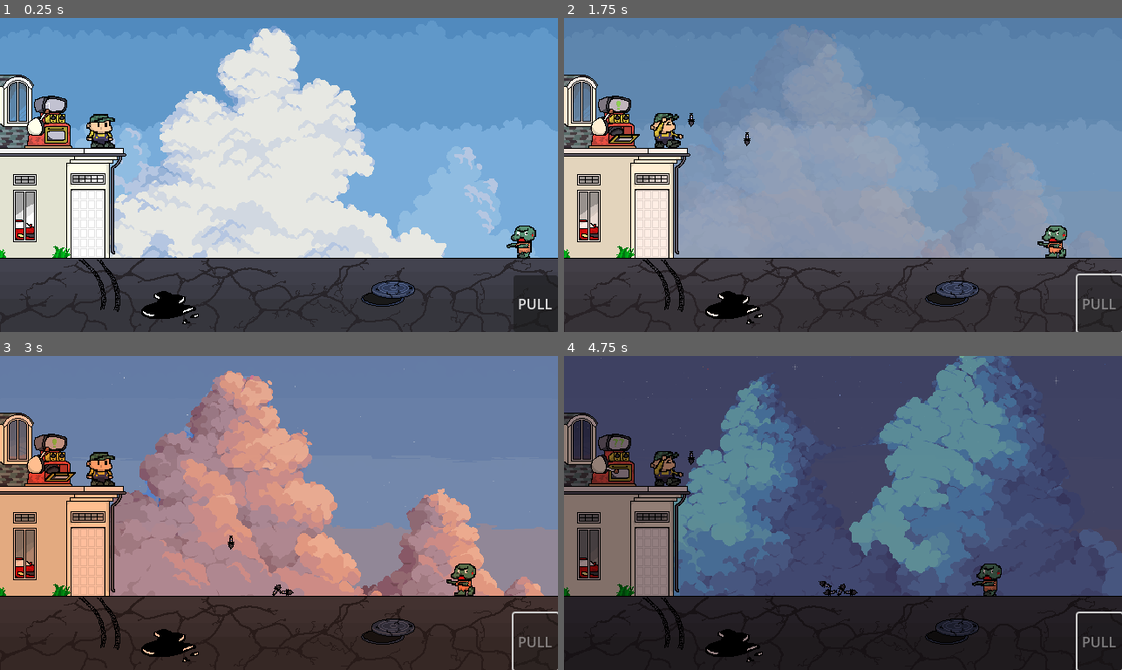
Above: before the commit, frames 1-4 (two rows, left to right).
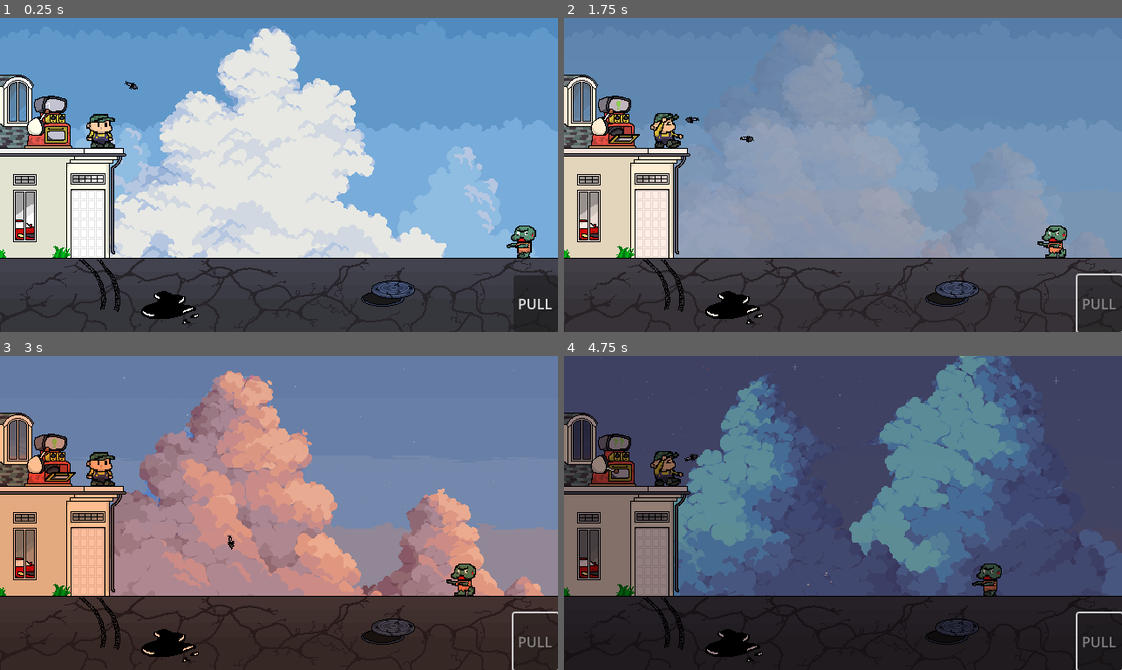
Above: after the commit, the same moments.

Repository: RayhanSP/gamedev-solo
Game: Godot game, scene res://scenes/main.tscn
Same seed, same stepped clock (60 frames per second), same inputs: the game is played once before the commit and once after it.
Inputs:
- Up to frame 1 (0.25 s): no input
- Up to frame 2 (1.75 s): click "PULL" at 0.5 s; tap Enter (ui_accept) at 1.25, 1.52 s; hold Right (ui_right) from 1.28 s (still down)
- Up to frame 3 (3 s): tap Enter (ui_accept) at 2.27 s; release Right (ui_right) at 2.78 s
- Up to frame 4 (4.75 s): hold Right (ui_right) from 3.53 s (still down); tap Enter (ui_accept) at 3.77, 4.52 s

The runs differ from the first frame. In frame 1, less than 0.1% of the frame differs, in the area x 22-25%, y 20-23%; in frame 2, less than 0.1%; in frame 3, less than 0.1%; in frame 4, 0.2%, in the area x 21-53%, y 30-77%.

Commit message:
fix&feat: busi breaks when contact, implement ban

Diff:
--- /dev/null
+++ b/scenes/item_ban.tscn
@@ -0,0 +1,33 @@
+[gd_scene format=3 uid="uid://cxxs7pcsc4ei4"]
+
+[ext_resource type="Texture2D" uid="uid://bkg2rxlycgatn" path="res://assets/sprites/usedTires.png" id="1_1xstn"]
+[ext_resource type="Script" uid="uid://ddsv64t6ubgv" path="res://scripts/item_ban.gd" id="1_t1aq5"]
+
+[sub_resource type="PhysicsMaterial" id="PhysicsMaterial_o130e"]
+friction = 0.4
+bounce = 0.7
+
+[sub_resource type="CircleShape2D" id="CircleShape2D_1xstn"]
+radius = 9.0
+
+[sub_resource type="CircleShape2D" id="CircleShape2D_t1aq5"]
+radius = 9.0
+
+[node name="ItemBan" type="RigidBody2D" unique_id=1733318441]
+collision_layer = 4
+mass = 2.0
+physics_material_override = SubResource("PhysicsMaterial_o130e")
+script = ExtResource("1_t1aq5")
+
+[node name="Sprite2D" type="Sprite2D" parent="." unique_id=538385625]
+texture = ExtResource("1_1xstn")
+
+[node name="CollisionShape2D" type="CollisionShape2D" parent="." unique_id=1471682228]
+shape = SubResource("CircleShape2D_1xstn")
+
+[node name="Hitbox" type="Area2D" parent="." unique_id=1571704798]
+collision_layer = 0
+collision_mask = 2
+
+[node name="CollisionShape2D" type="CollisionShape2D" parent="Hitbox" unique_id=118443959]
+shape = SubResource("CircleShape2D_t1aq5")
--- a/scenes/item_busi.tscn
+++ b/scenes/item_busi.tscn
@@ -5,22 +5,25 @@
 
 [sub_resource type="CapsuleShape2D" id="CapsuleShape2D_a7ygb"]
 radius = 4.0
-height = 16.0
+height = 18.0
 
 [node name="ItemBusi" type="RigidBody2D" unique_id=1146298023]
+collision_layer = 4
+contact_monitor = true
+max_contacts_reported = 1
 script = ExtResource("1_a7ygb")
 
 [node name="Sprite2D" type="Sprite2D" parent="." unique_id=669926535]
 texture = ExtResource("1_6v2g1")
 
 [node name="CollisionShape2D" type="CollisionShape2D" parent="." unique_id=1565800397]
-visible = false
 shape = SubResource("CapsuleShape2D_a7ygb")
 
 [node name="Area2D" type="Area2D" parent="." unique_id=403044974]
+collision_layer = 0
+collision_mask = 2
 
 [node name="CollisionShape2D" type="CollisionShape2D" parent="Area2D" unique_id=1879812061]
-visible = false
 shape = SubResource("CapsuleShape2D_a7ygb")
 
 [node name="ShatterParticles" type="CPUParticles2D" parent="." unique_id=775663531]
@@ -30,11 +33,11 @@
 explosiveness = 1.0
 emission_shape = 1
 emission_sphere_radius = 4.0
-direction = Vector2(0, -1)
-spread = 90.0
+direction = Vector2(0, 0)
+spread = 180.0
 gravity = Vector2(0, 400)
-initial_velocity_min = 100.0
-initial_velocity_max = 150.0
+initial_velocity_min = 150.0
+initial_velocity_max = 200.0
 scale_amount_min = 1.5
 scale_amount_max = 2.5
 
--- a/scenes/main.tscn
+++ b/scenes/main.tscn
@@ -176,3 +176,6 @@
 [node name="VendingMachine" parent="." unique_id=1202862248 instance=ExtResource("24_y6deb")]
 z_index = 20
 position = Vector2(57, 118)
+
+[node name="ItemBusi" parent="." unique_id=1146298023 instance=ExtResource("3_jyhfs")]
+position = Vector2(151, 49)
--- a/scenes/zombie.tscn
+++ b/scenes/zombie.tscn
@@ -32,6 +32,7 @@
 
 [node name="Zombie" type="CharacterBody2D" unique_id=1707422033]
 scale = Vector2(2, 2)
+collision_layer = 2
 script = ExtResource("1_4gx57")
 
 [node name="AnimatedSprite2D" type="AnimatedSprite2D" parent="." unique_id=1756556107]
--- /dev/null
+++ b/scripts/item_ban.gd
@@ -0,0 +1,34 @@
+extends RigidBody2D
+
+@onready var hit_box = $Hitbox
+
+var is_destroyed = false
+var damage = 2 # Damage lebih sakit dari busi!
+
+func _ready():
+	# Biar bannya muter natural pas dilempar
+	angular_velocity = randf_range(-15, 15)
+
+	# Hubungkan sinyal hitbox ke fungsi deteksi zombi
+	hit_box.body_entered.connect(_on_hitbox_body_entered)
+
+	# Timer pembersih: Ban hilang otomatis 5 detik setelah dilempar biar game gak ngelag
+	var cleanup_timer = get_tree().create_timer(5.0)
+	cleanup_timer.timeout.connect(destroy_item)
+
+func _on_hitbox_body_entered(body):
+	if is_destroyed: return
+
+	# Karena Hitbox Mask-nya cuma ngecek Layer 2 (Zombi), yg masuk sini pasti zombi
+	if body.has_method("take_damage"):
+		print(">> Ban menghantam Zombie!")
+		body.take_damage(damage)
+
+		# Ban GAK hancur pas kena zombi, biar dia tembus dan lanjut mantul ke belakang!
+		# Tapi sensornya kita matiin biar gak ngasih damage berkali-kali ke zombi yg sama
+		hit_box.set_deferred("monitoring", false)
+
+func destroy_item():
+	if is_destroyed: return
+	is_destroyed = true
+	queue_free()
--- a/scripts/item_busi.gd
+++ b/scripts/item_busi.gd
@@ -9,6 +9,12 @@
 var is_destroyed = false
 
 func _ready():
+	# 1. Bikin sudut awal acak (0 sampai 360 derajat) biar gak kaku
+	rotation = randf_range(0, TAU)
+
+	# 2. Bikin dia muter-muter pas melayang
+	angular_velocity = randf_range(-20, 20)
+
 	# Hubungkan sinyal saat RigidBody nabrak sesuatu (Fisika)
 	body_entered.connect(_on_body_entered)
 
@@ -20,7 +26,6 @@
 	if is_destroyed: return
 
 	# Cek apakah yang ditabrak itu aspal/ground
-	# Asumsi node lantai lu namanya "Ground"
 	if body.name == "Ground":
 		shatter_and_destroy()
 
@@ -28,28 +33,27 @@
 func _on_hitbox_body_entered(body):
 	if is_destroyed: return
 
-	# Nanti kita ganti "Zombie" sesuai nama grup atau class musuh lu
-	if body.name.begins_with("Zombie"):
+	# Ngecek apakah object yg ditabrak punya fungsi take_damage
+	if body.has_method("take_damage"):
 		print(">> Busi mengenai Zombie!")
-		# TODO: Panggil fungsi kurangin darah zombie di sini
+		# Eksekusi fungsi kurangin darah di zombie.gd sebesar 1
+		body.take_damage(1)
 		shatter_and_destroy()
 
 # FUNGSI 3: ANIMASI HANCUR
 func shatter_and_destroy():
 	is_destroyed = true
 
-	# 1. Matikan fungsi fisika biar gak mantul lagi
 	freeze = true
-	hit_box.monitoring = false
+	hit_box.set_deferred("monitoring", false)
 
-	# 2. Sembunyikan gambar utuh businya
 	sprite.visible = false
 
-	# 3. Nyalakan efek partikel pecah
-	particles.emitting = true
+	if particles:
+		# BIKIN REALISTIS: Paksa rotasi partikel sejajar sama dunia nyata (layar), bukan ngikutin busi
+		particles.global_rotation = 0
 
-	# 4. Tunggu sampai partikel selesai (sesuai lifetime 0.5 detik)
-	await get_tree().create_timer(particles.lifetime).timeout
+		particles.emitting = true
+		await get_tree().create_timer(particles.lifetime).timeout
 
-	# 5. Hapus item dari game biar gak menuhin RAM
 	queue_free()
Not shown, added: scripts/item_ban.gd.uid
